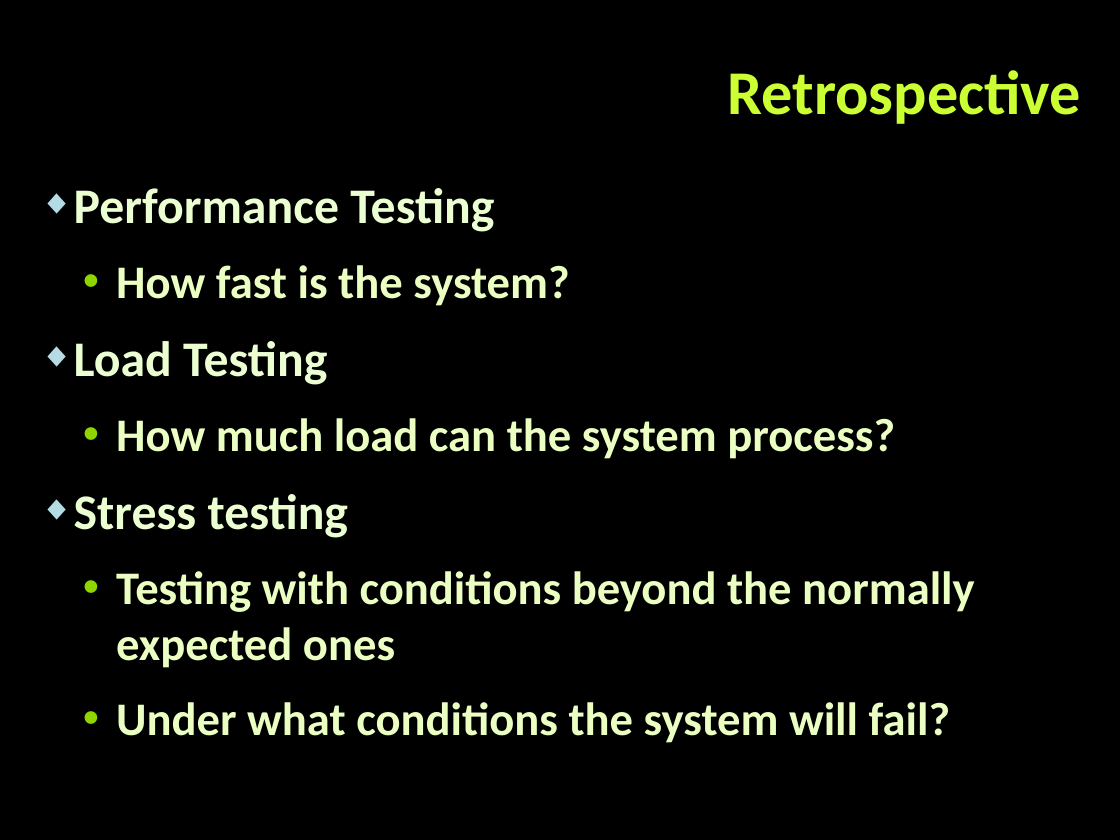
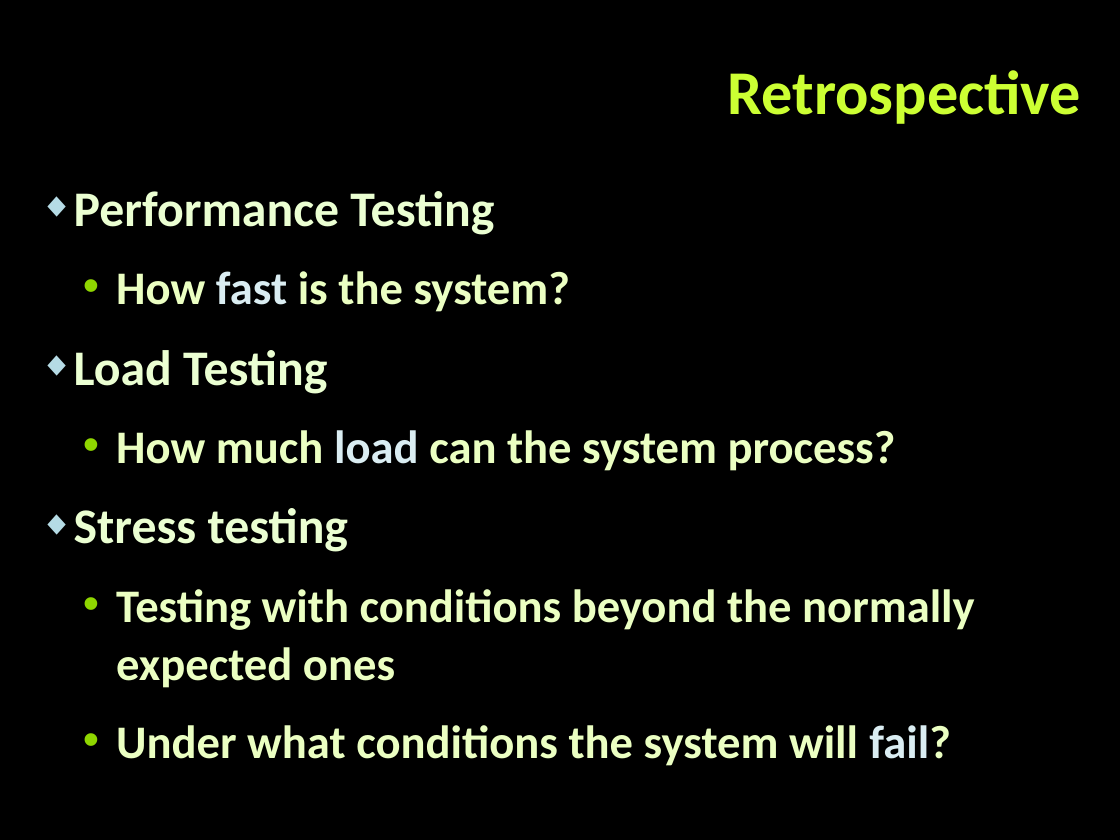
Before and after one commit to TelerikAcademy/QA-Academy, a slide deck: slide 4 of 29. Web Services - Performance testing/Web Services - Performance testing.pptx. Drawn at 1120x840 pixels with LibreOffice and Linux fonts; fonts in the diff are those of the drawing; background and template pictures are left out. Boxes give left, top, right and bottom in pixels: in the first picture for what was removed or moved away, otherwise in the second. Text is boxed around its words. In the diff, an @@ line names an element or a change of style, - is before the commit and + after.

```diff
--- a/29. Web Services - Performance testing/Web Services - Performance testing.pptx
+++ b/29. Web Services - Performance testing/Web Services - Performance testing.pptx
@@ text "Performance Testing" at bbox=[74, 191, 974, 766]: text colour #EBFFC2 to #DAEDF2 in "fast", "load", "fail?"; line spacing 1 to 1.05 @@
```
Also in this commit, not shown: 5 other slides changed, 1 slide added, 3 slides removed.
